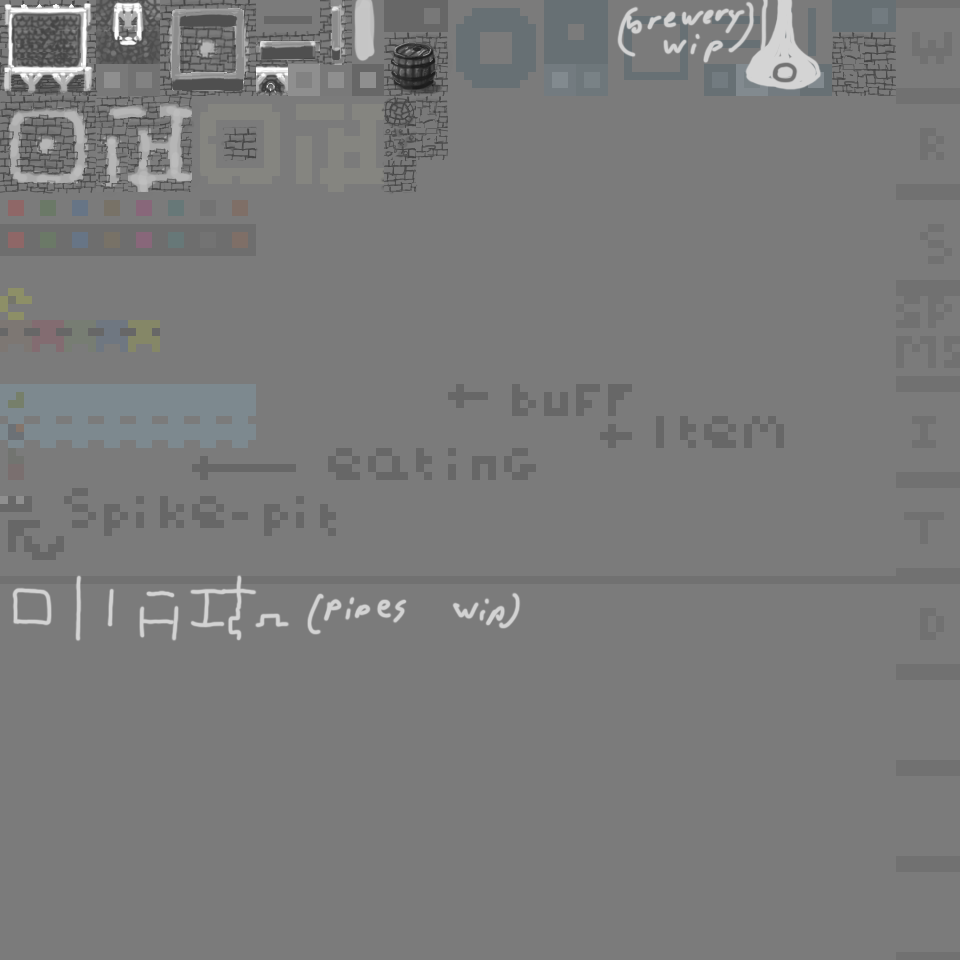
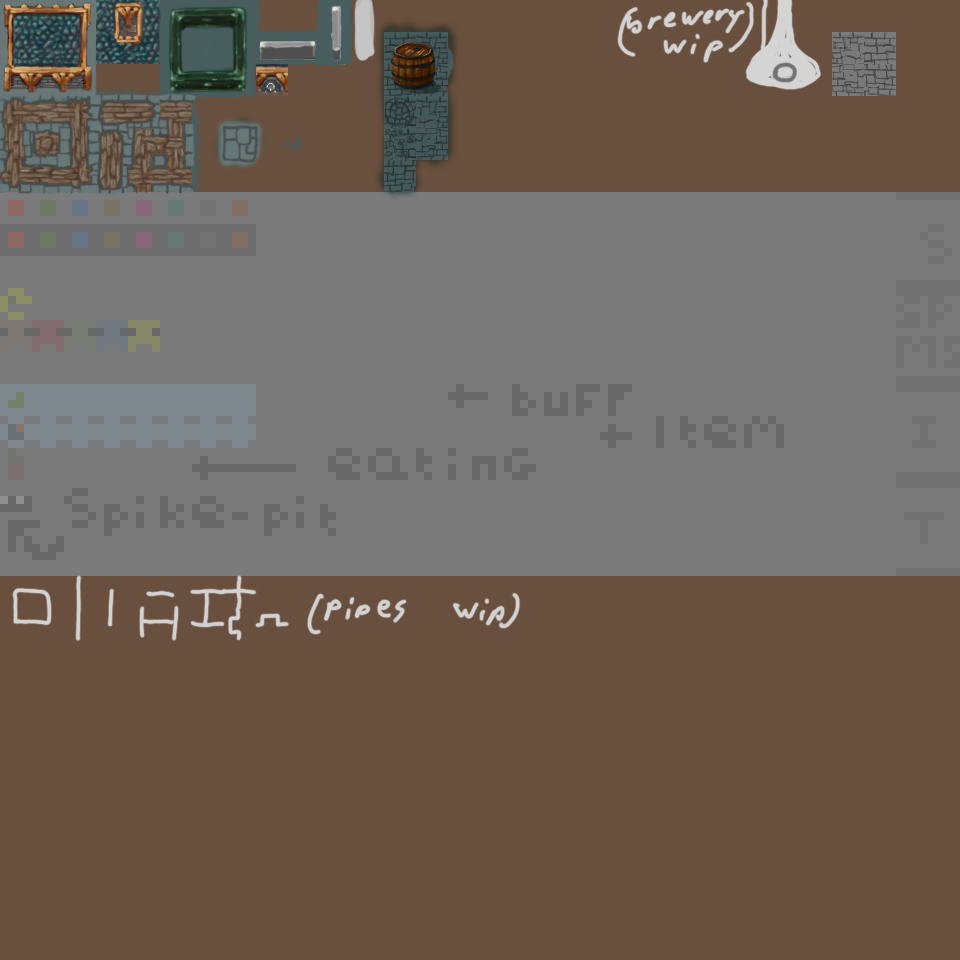
The second 960px x 960px image is a revision of the first. Changes to its layers:
removed layer "Layer 5" over box(256, 64, 288, 96)
added layer "Layer 9" (color) above "Layer 19" over box(186, 16, 437, 152)
added layer "Layer 19" (52%) above "Layer 18" over box(170, 7, 245, 88)
added layer "Layer 18" above "Layer 17" over box(168, 6, 247, 94)
added layer "Layer 17" (overlay) above "Layer 16" over box(168, 5, 249, 95)
added layer "Layer 16" above "Layer 15" over box(168, 6, 248, 93)
added layer "Layer 15" above "Group 1 copy" over box(0, 0, 267, 196)
added layer "Group 1 copy" above "Group 1" over box(0, 96, 194, 194)
added layer "Layer 12" above "Layer 8" over box(0, 0, 355, 192)
added layer "Layer 8" (overlay) above "Layer 11" over box(90, 15, 464, 200)
painted on "Layer 6" over box(0, 0, 896, 196)
removed layer "Layer 4" over box(0, 0, 896, 196)
added layer "Layer 7" above "Layer 3" over box(0, 0, 960, 960)
